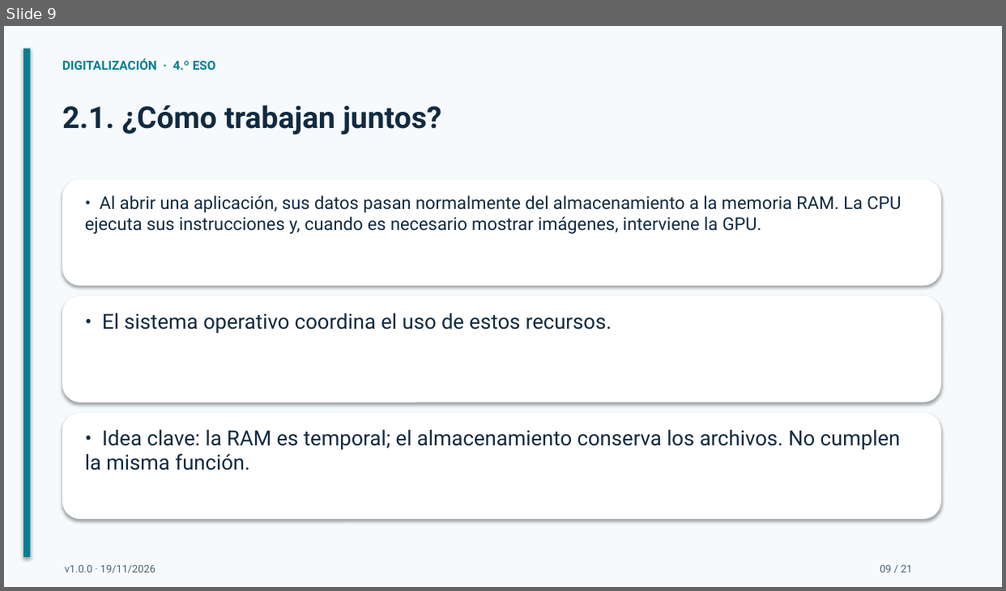
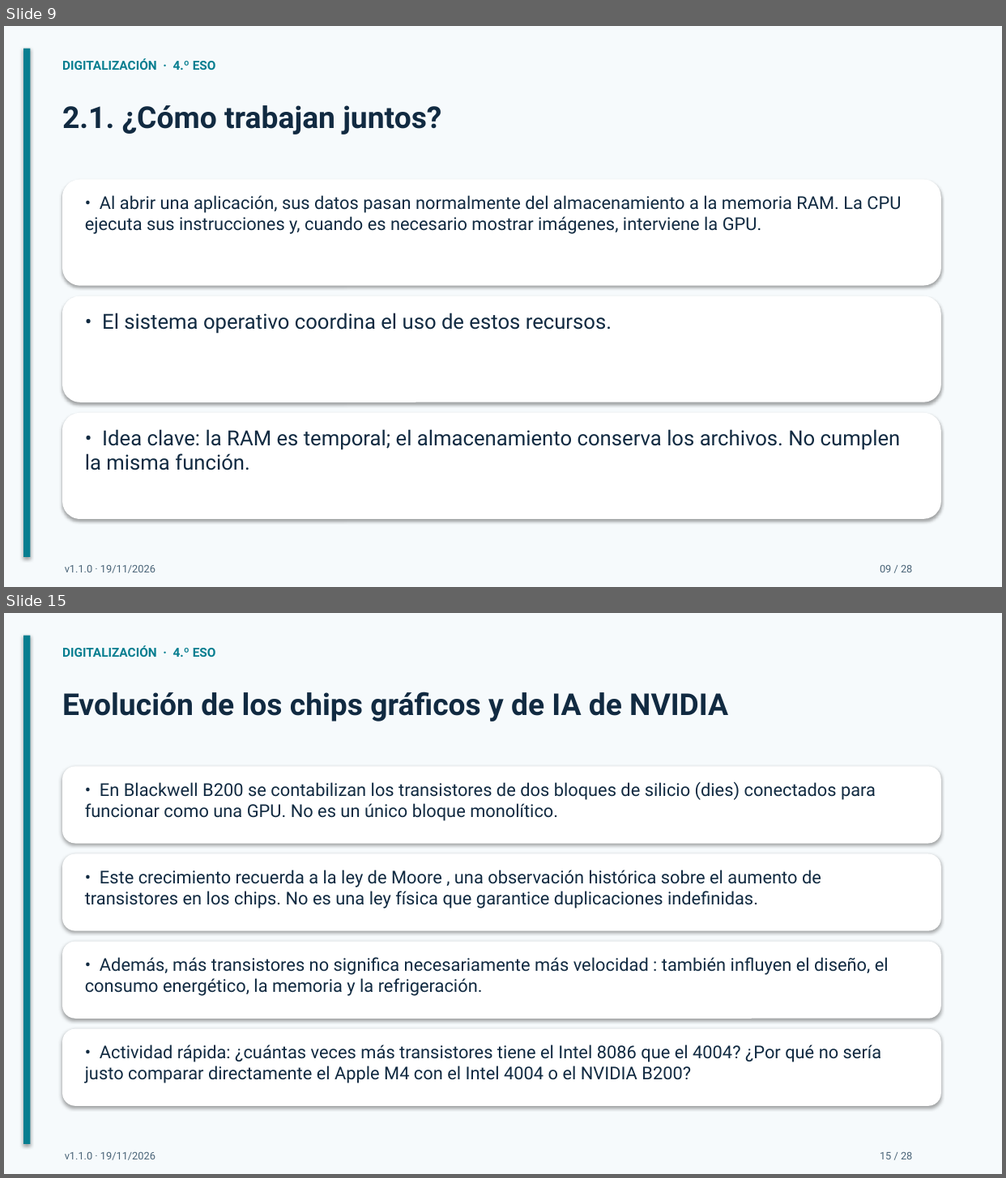
Before and after one commit to bitschips/digitaliza4, a slide deck: temas/tema-01-arquitectura-de-ordenadores/presentaciones/tema-01-arquitectura-de-ordenadores.pptx. Shown one above the other, each under a label of ours: slide 9 before the commit, slides 9 and 15 after it; the slides between them are not shown. The pictures are 1006x591 and 1006x1178 pixels, drawn with LibreOffice and Linux fonts; fonts in the diff are those of the drawing. Boxes give left, top, right and bottom in pixels: in the first picture for what was removed or moved away, otherwise in the second. Text is boxed around its words. In the diff, an @@ line names an element or a change of style, - is before the commit and + after.

```diff
--- a/temas/tema-01-arquitectura-de-ordenadores/presentaciones/tema-01-arquitectura-de-ordenadores.pptx
+++ b/temas/tema-01-arquitectura-de-ordenadores/presentaciones/tema-01-arquitectura-de-ordenadores.pptx
@@ slide 15 added at [4,613,1002,1174], background #FFFFFF @@
@@ rectangle added at [4,613,1002,1174], fill #F6FAFC @@
@@ rectangle added at [23,636,30,1144], fill #077E90 @@
@@ text added at [62,645,216,657], 12 pt, text #077E90, bold @@
+DIGITALIZACIÓN · 4.º ESO
@@ text added at [62,692,728,722], 29 pt, text #112A41, bold @@
+Evolución de los chips gráficos y de IA de NVIDIA
@@ rounded rectangle added at [62,766,941,844], fill #FFFFFF @@
@@ text added at [85,781,876,821], 17 pt, text #112A41 @@
+• En Blackwell B200 se contabilizan los transistores de dos bloques de silicio (dies) conectados para funcionar como una GPU. No es un único bloque monolítico.
@@ rounded rectangle added at [62,854,941,931], fill #FFFFFF @@
@@ text added at [85,870,821,909], 17 pt, text #112A41 @@
+• Este crecimiento recuerda a la ley de Moore , una observación histórica sobre el aumento de transistores en los chips. No es una ley física que garantice duplicaciones indefinidas.
@@ rounded rectangle added at [62,942,941,1019], fill #FFFFFF @@
@@ text added at [85,957,889,996], 17 pt, text #112A41 @@
+• Además, más transistores no significa necesariamente más velocidad : también influyen el diseño, el consumo energético, la memoria y la refrigeración.
@@ rounded rectangle added at [62,1029,941,1106], fill #FFFFFF @@
@@ text added at [85,1045,881,1084], 17 pt, text #112A41 @@
+• Actividad rápida: ¿cuántas veces más transistores tiene el Intel 8086 que el 4004? ¿Por qué no sería justo comparar directamente el Apple M4 con el Intel 4004 o el NVIDIA B200?
@@ text added at [65,1152,155,1161], 10 pt, text #4A6478 @@
+v1.1.0 · 19/11/2026
@@ text added at [880,1152,912,1160], 10 pt, text #4A6478 @@
+15 / 28
@@ slide 9 changed as well @@
@@ text at [65,565,155,574]: text changed @@
-v1.0.0 · 19/11/2026
+v1.1.0 · 19/11/2026
@@ text at [880,565,912,573]: text changed @@
-09 / 21
+09 / 28
```
Also in this commit, not shown: 20 other slides changed, 6 other slides added, 2 other files.
